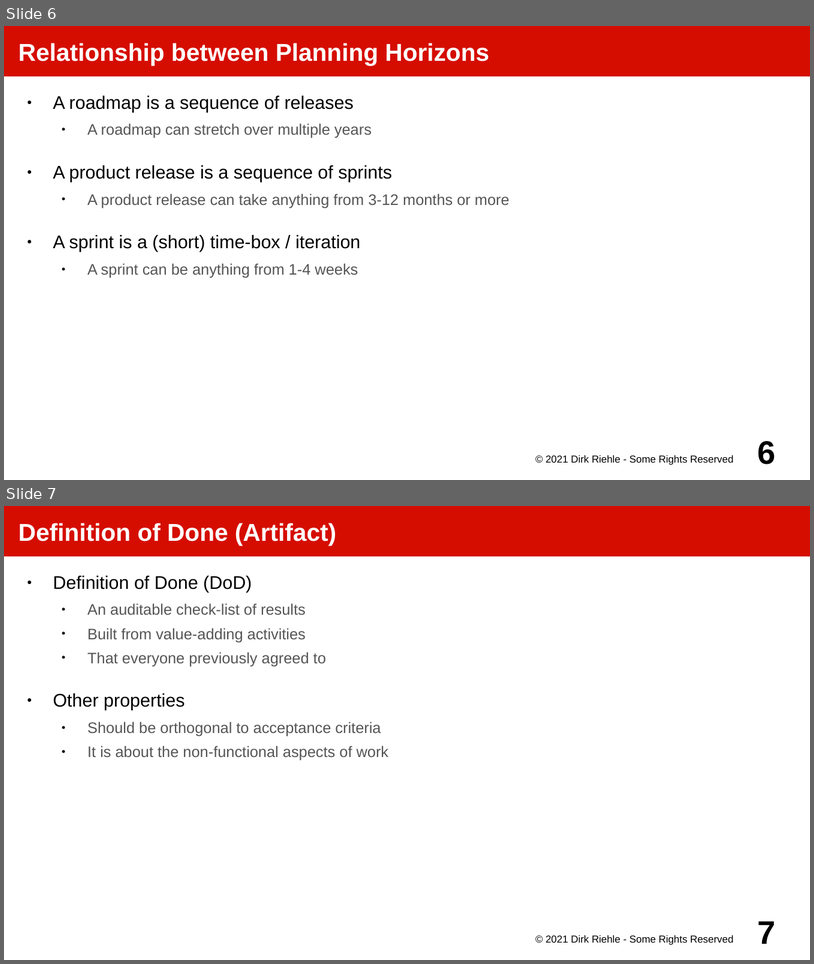
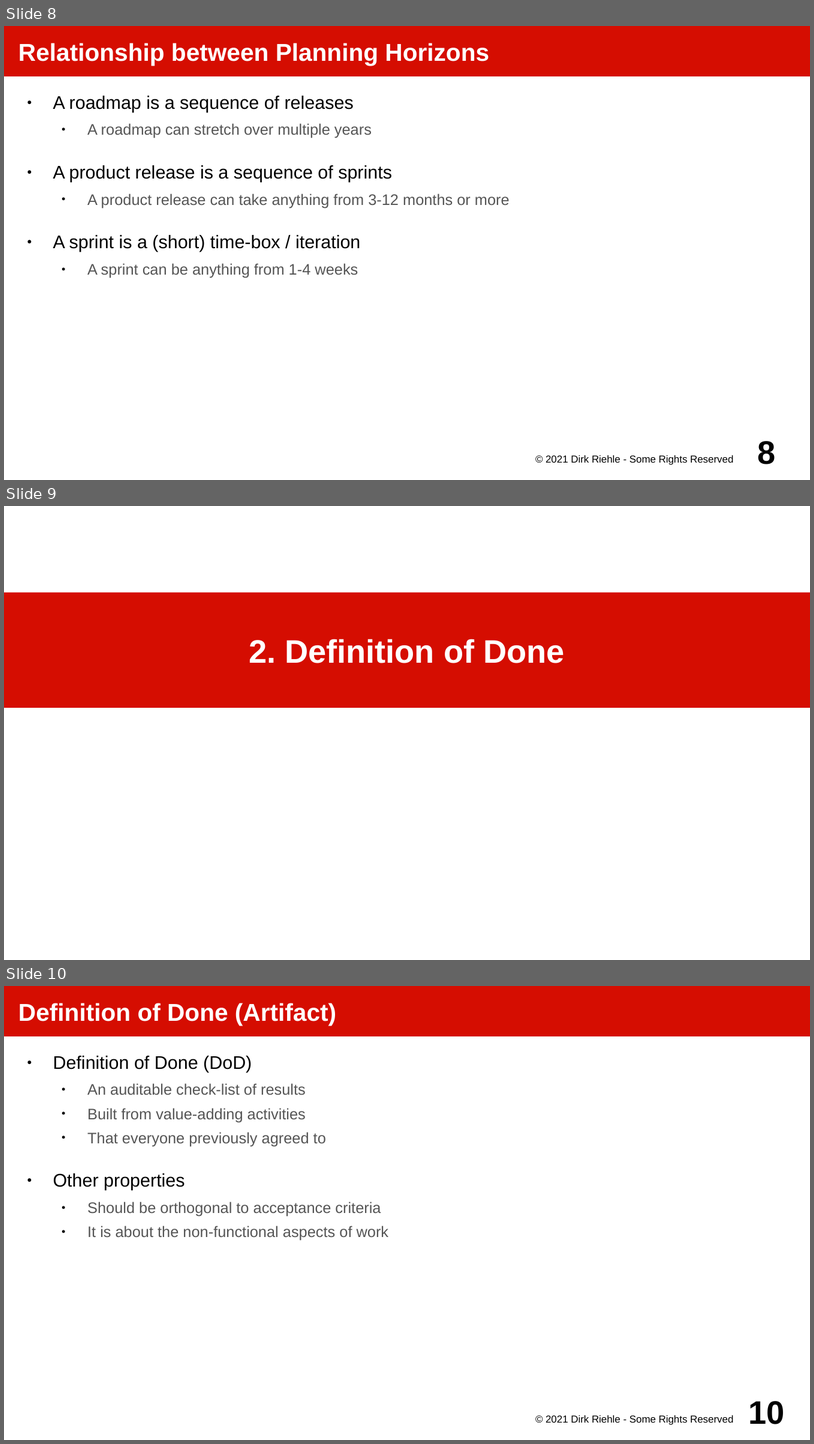
Before and after one commit to dirkriehle/amos-course, a slide deck: Lecture slides/AMOS D02 - Planning and Tracking.odp. Shown one above the other, each under a label of ours: slides 6 and 7 before the commit, slides 8, 9 and 10 after it. The pictures are 814x964 and 814x1444 pixels, drawn with LibreOffice and Linux fonts; fonts in the diff are those of the drawing. Boxes give left, top, right and bottom in pixels: in the first picture for what was removed or moved away, otherwise in the second. Text is boxed around its words. In the diff, an @@ line names an element or a change of style, - is before the commit and + after.

```diff
--- a/Lecture slides/AMOS D02 - Planning and Tracking.odp
+++ b/Lecture slides/AMOS D02 - Planning and Tracking.odp
@@ slide 9 added at [4,506,810,960], background #FFFFFF @@
@@ title added at [4,592,810,707], fill #D50D01, 32 pt, text #FFFFFF, bold @@
+2. Definition of Done
@@ what was slide 6 is now slide 8 @@
@@ page number at [758,441,776,464]: text changed @@
-6
+8
@@ what was slide 7 is now slide 10 @@
@@ page number at [749,1401,785,1424]: text changed @@
-7
+10
```
Also in this commit, not shown: 1 slide changed, 6 other slides added, 15 other files.
